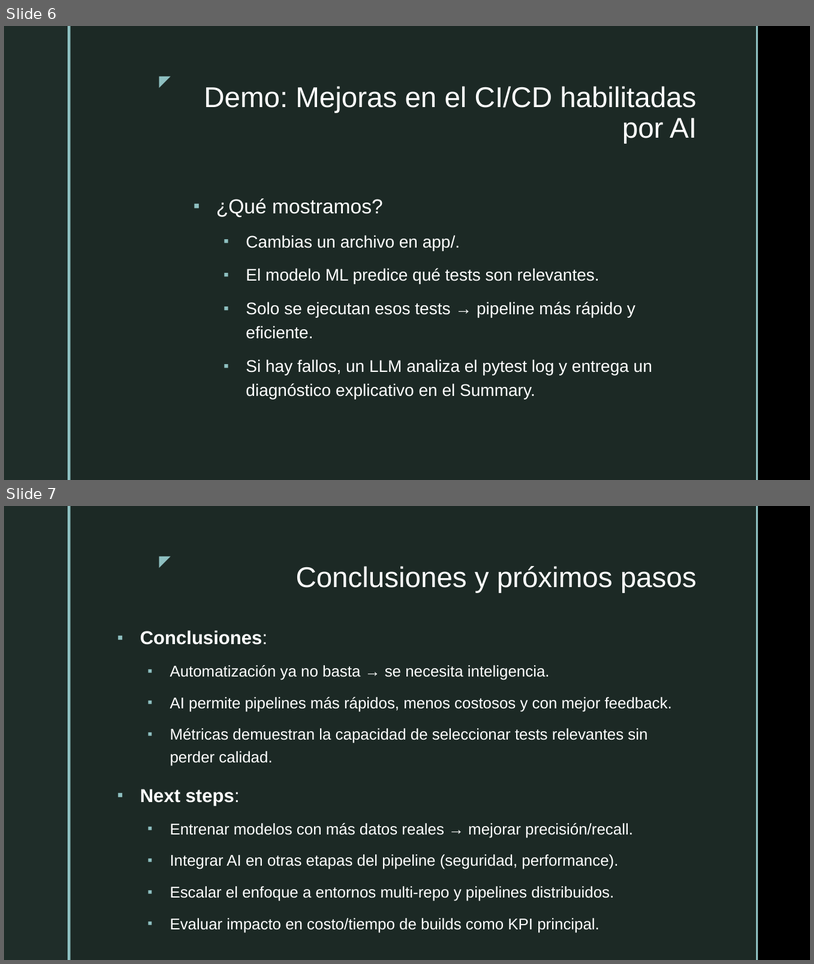
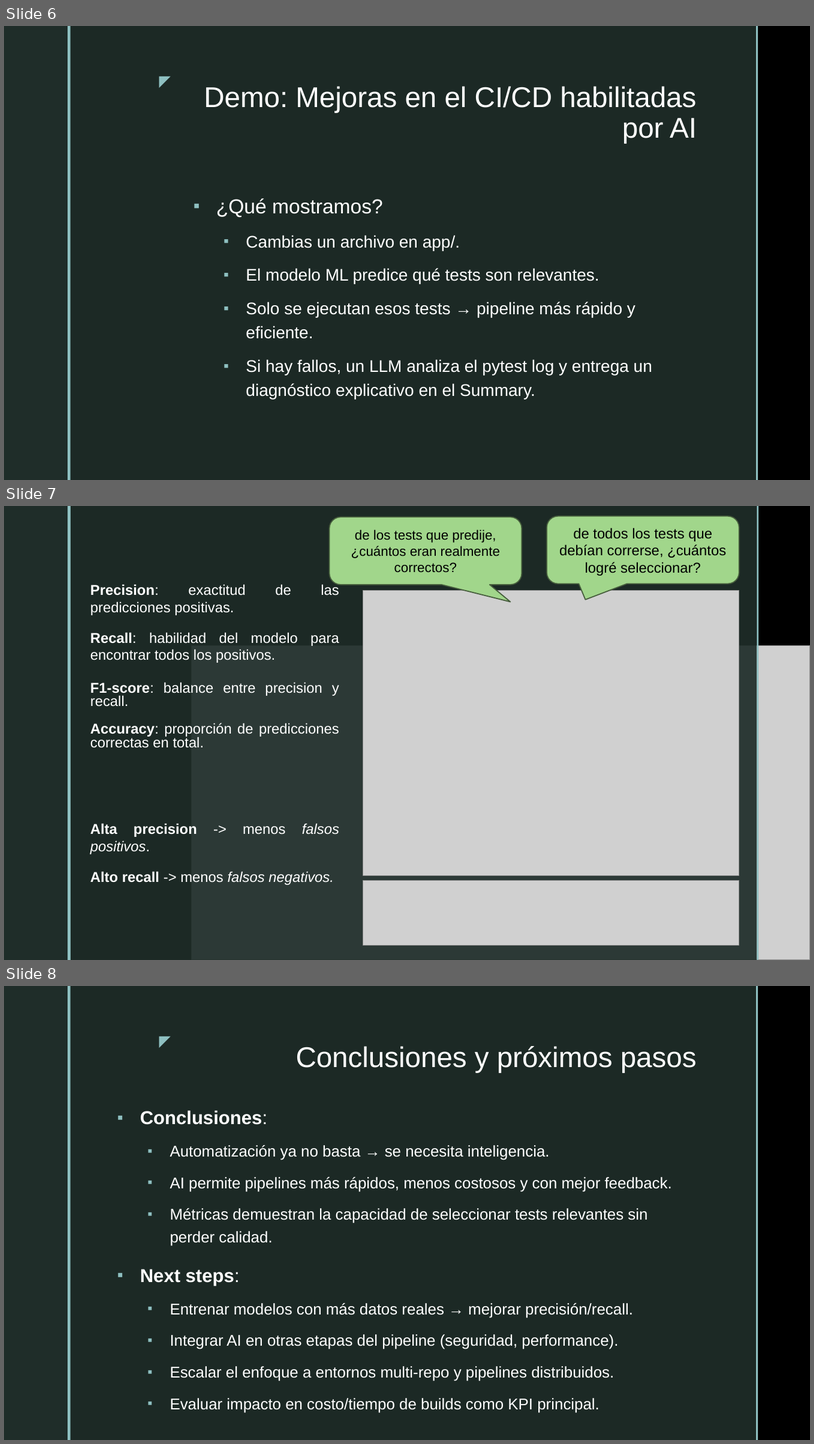
Before and after one commit to snwbr/ai-cicd-telescoped-talk, a slide deck: ai-devops-demo-presentation.pptx. Shown one above the other, each under a label of ours: slides 6 and 7 before the commit, slides 6, 7 and 8 after it. The pictures are 814x964 and 814x1444 pixels, drawn with LibreOffice and Linux fonts; fonts in the diff are those of the drawing; grey boxes stand for pictures; background and template pictures are left out. Boxes give left, top, right and bottom in pixels: in the first picture for what was removed or moved away, otherwise in the second. Text is boxed around its words. In the diff, an @@ line names an element or a change of style, - is before the commit and + after.

Commit message:
Presentation

```diff
--- a/ai-devops-demo-presentation.pptx
+++ b/ai-devops-demo-presentation.pptx
@@ slide 7 added at [4,506,810,960], background picture (left out); not listed: 2 template elements that a slide beside it also shows @@
@@ rectangle added at [4,506,810,960], fill #000000 @@
@@ rectangle added at [4,506,68,960], fill #1F2D29 @@
@@ rectangle added at [68,506,71,960], fill #8EC0C1 @@
@@ rectangle added at [71,506,757,960], fill #1F2D29 at 92% opacity @@
@@ rounded speech box added at [329,517,522,585], fill #A1D68B, outline #475E3D 1.25 pt, 16 pt, text #000000 @@
+de los tests que predije, ¿cuántos eran realmente correctos?
@@ rounded speech box added at [547,516,740,584], fill #A1D68B, outline #475E3D 1.25 pt, 17 pt, text #000000 @@
+de todos los tests que debían correrse, ¿cuántos logré seleccionar?
@@ rectangle added at [757,506,759,960], fill #8EC0C1 @@
@@ text added at [90,583,339,885], 17 pt, text #FFFFFF @@
+Precision: exactitud de las predicciones positivas.
+Recall: habilidad del modelo para encontrar todos los positivos.
+F1-score: balance entre precision y recall.
+Accuracy: proporción de predicciones correctas en total.
+Alta precision -> menos falsos positivos.
+Alto recall -> menos falsos negativos.
@@ picture added at [363,590,740,875] @@
@@ picture added at [192,645,810,960] @@
@@ picture added at [363,880,740,945] @@
@@ what was slide 7 is now slide 8 @@
```
